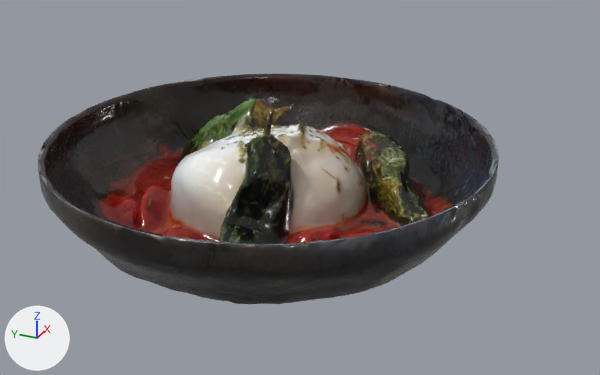
One commit to the glTF model Plato_05.glb: the scene before it, then after it.
Rendered twice from a 50 mm lens placed at (-0.28, -0.139, 0.157), pointed at (0.0, -0.013, 0.017). Lighting does not change. The marker at lower left points along +X, +Y and +Z. The picture after the commit comes second. Where no turn or scale is listed for an object, it has been applied to the vertices.

Objects in the first picture: 'Burrata con Pomodorini edit.002 Decimate'.
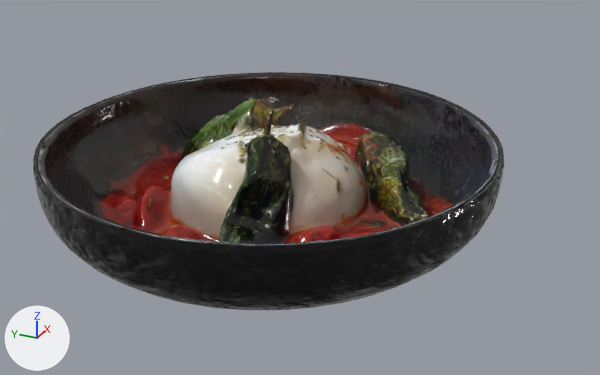
Scene script edits in JSON lines:
```json
{"op": "add", "block": "img_bowl_normal", "code": ["img_bowl_normal = load_image('Bowl_Normal', '_unpacked/Bowl_Normal', 512, 512, 'Non-Color')"]}
{"op": "add", "block": "mat_white_bowl_001_002", "code": ["mat_white_bowl_001_002 = bpy.data.materials.new('White_Bowl_001.002')", "# colours: black #000000", "# uses the picture img_bowl_normal"]}
{"op": "add", "block": "me_mesh_011", "code": ["me_mesh_011 = bpy.data.meshes.new('mesh.011')", "me_mesh_011.from_pydata(...)  # 1800 vertices, 2725 faces; spans x -0.092..0.091, y -0.093..0.091, z 0.0..0.045", "me_mesh_011.materials.append(mat_white_bowl_001_002)"]}
{"op": "add", "block": "ob_metal_bowl_001", "code": ["ob_metal_bowl_001 = bpy.data.objects.new('Metal_Bowl.001', me_mesh_011)", "ob_metal_bowl_001.location = (0.0012, 0.0007, -0.0088)"]}
```

Changed parts and their boxes [x1, y1, x2, y2] in the pictures (600 x 375 px):
```json
{"object": "Metal_Bowl.001", "change": "added", "after": [33, 72, 504, 310]}
```
